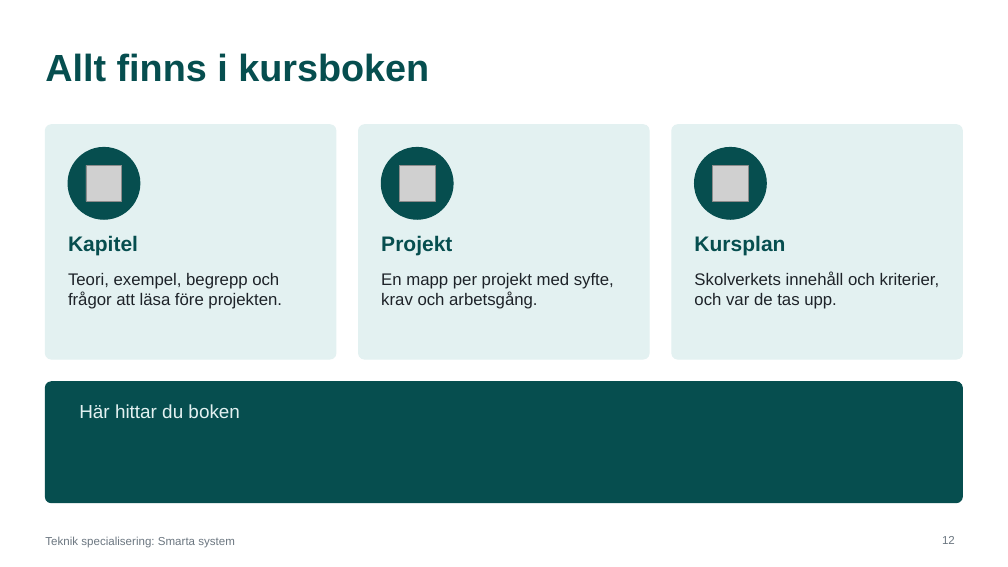
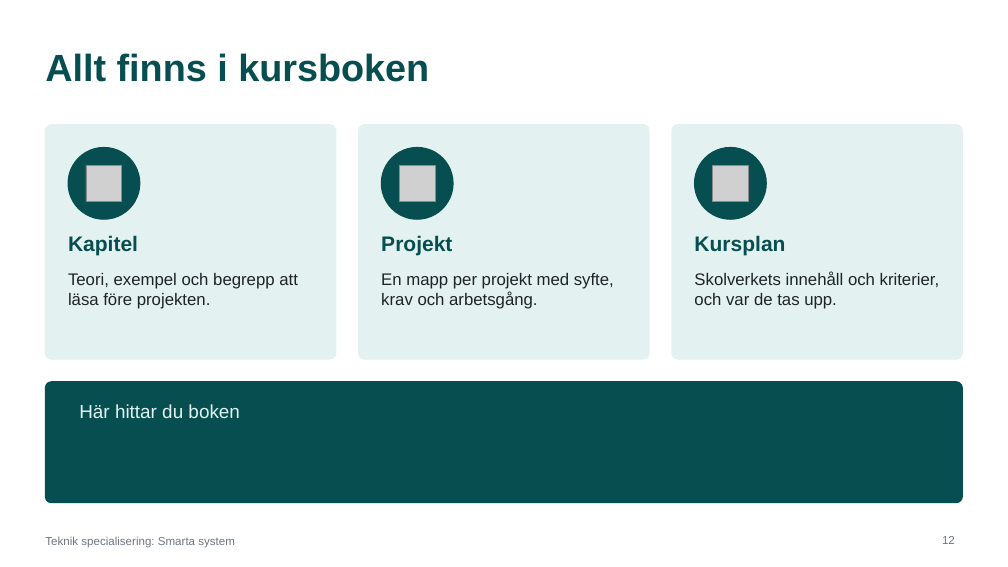
Before and after one commit to abbindustrigymnasium/teknik-specialisering1, a slide deck: slide 12 of Smarta system - Kurspresentation.pptx. Drawn at 1008x567 pixels with LibreOffice and Linux fonts; fonts in the diff are those of the drawing; grey boxes stand for pictures. Boxes give left, top, right and bottom in pixels: in the first picture for what was removed or moved away, otherwise in the second. Text is boxed around its words. In the diff, an @@ line names an element or a change of style, - is before the commit and + after.

```diff
--- a/Smarta system - Kurspresentation.pptx
+++ b/Smarta system - Kurspresentation.pptx
@@ text at (68, 273, 298, 309): text changed @@
-Teori, exempel, begrepp och frågor att läsa före projekten.
+Teori, exempel och begrepp att läsa före projekten.
```
Also in this commit, not shown: 10 other files.
